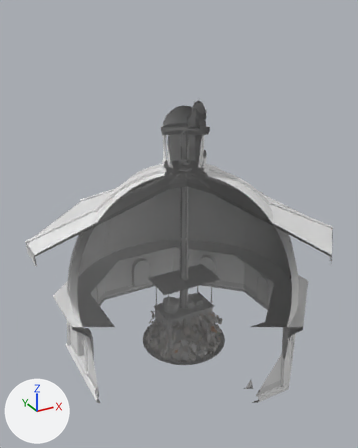
The glTF model assets/kit/props.glb: old version first, new version second.
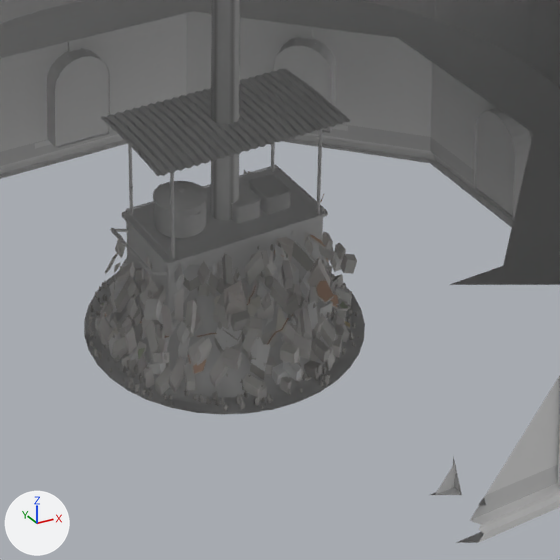
Each version is shown whole from a 50 mm camera at (-6.06, -10.73, 9.14) aimed at (-0.03, 0.24, 3.66), then close up on the part from 33% to 79% of the width and 54% to 91% of the height. The lights are fixed; the arrows at lower left show +X, +Y and +Z. The older version's two pictures come first. Everything nearer to the camera than a plane just in front of the edit is cut away.

Names of what the first close-up shows: 'cart', 'chapel_dome', 'chapel_drum', 'pole_quarter', 'rubble_a', 'rubble_b', 'rubble_c'.
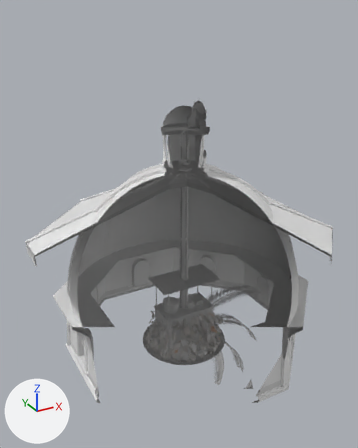
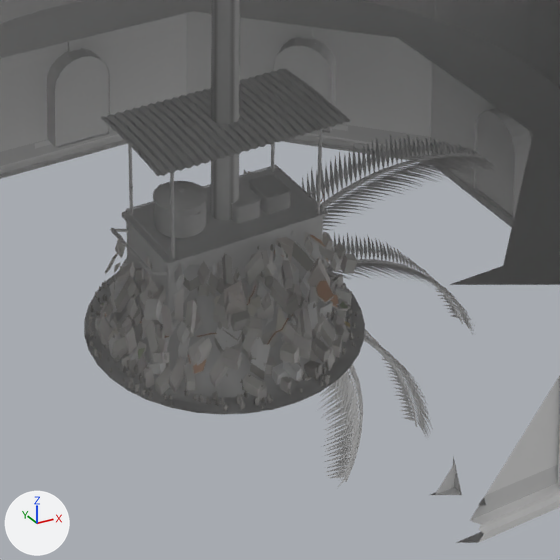
Location of each change, [x1, y1, x2, y2] in pixels of the close-ups (560 x 560 px):
'palm_frond_up', added: after [302, 135, 497, 230]
'palm_frond_dry', added: after [319, 364, 363, 486]
'palm_frond_mid', added: after [326, 232, 475, 333]
'palm_frond_low', added: after [364, 329, 433, 437]

Edits to the bpy script that builds the scene:
```text
Add mat_leaf:
    mat_leaf = bpy.data.materials.new('leaf')
    # nodes: BsdfPrincipled, Mix, OutputMaterial, VertexColor
    # colours: white #e7e7e7, mixed with the vertex colours
Add me_palm_frond_up:
    me_palm_frond_up.from_pydata(...)  # 1012 vertices, 1050 faces; spans x -0.04..2.81, y -0.47..0.46, z -0.02..1.12
    me_palm_frond_up.materials.append(mat_leaf)
Add me_palm_frond_mid:
    me_palm_frond_mid.from_pydata(...)  # 1012 vertices, 1050 faces; spans x -0.02..2.66, y -0.48..0.48, z -1.02..0.3
    me_palm_frond_mid.materials.append(mat_leaf)
Add me_palm_frond_low:
    me_palm_frond_low.from_pydata(...)  # 1012 vertices, 1050 faces; spans x 0.0..2.19, y -0.47..0.47, z -2.09..0.04
    me_palm_frond_low.materials.append(mat_leaf)
Add me_palm_frond_dry:
    me_palm_frond_dry.from_pydata(...)  # 1012 vertices, 1050 faces; spans x 0.0..1.53, y -0.21..0.21, z -2.38..0.04
    me_palm_frond_dry.materials.append(mat_leaf)
Add ob_palm_frond_up:
    ob_palm_frond_up = bpy.data.objects.new('palm_frond_up', me_palm_frond_up)
    ob_palm_frond_up.location = (0.0, 0.0, 0.0)
Add ob_palm_frond_mid:
    ob_palm_frond_mid = bpy.data.objects.new('palm_frond_mid', me_palm_frond_mid)
    ob_palm_frond_mid.location = (0.0, 0.0, 0.0)
Add ob_palm_frond_low:
    ob_palm_frond_low = bpy.data.objects.new('palm_frond_low', me_palm_frond_low)
    ob_palm_frond_low.location = (0.0, 0.0, 0.0)
Add ob_palm_frond_dry:
    ob_palm_frond_dry = bpy.data.objects.new('palm_frond_dry', me_palm_frond_dry)
    ob_palm_frond_dry.location = (0.0, 0.0, 0.0)
```
